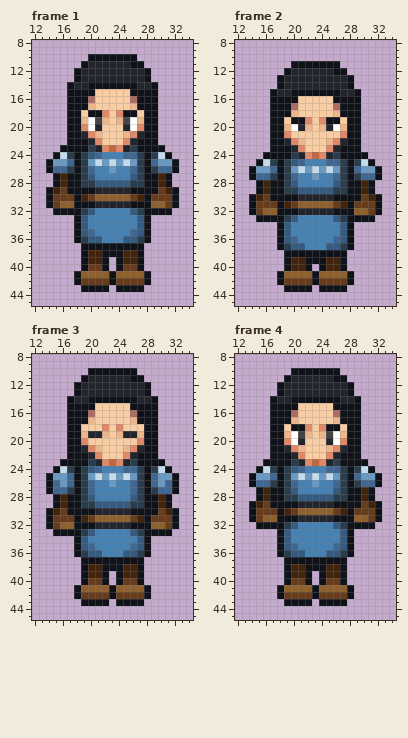
A pixel-art file gets an edit: assets/Sprites/Player/player_idle.ase. That is the earlier state.
48x48 pixels, 4 frames. Shown: frame 1: x 12..34, y 8..45; frame 2: x 12..34, y 8..45; frame 3: x 12..34, y 8..45; frame 4: x 12..34, y 8..45.
And afterwards:
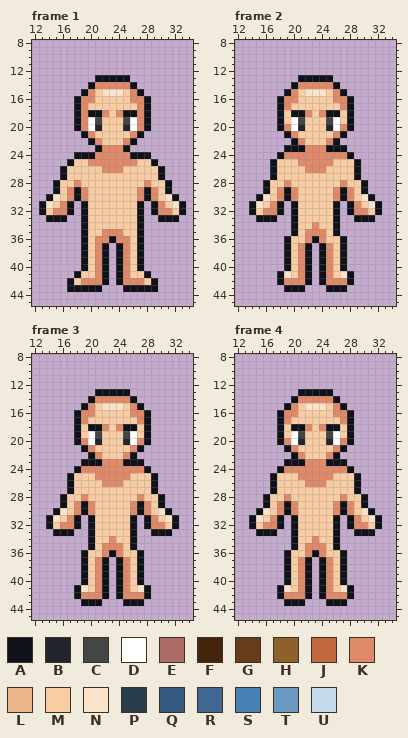
Palette (. is transparent): A #10121a  B #23252c  C #444646  D #fffffe  E #ac6c64  F #42240d  G #663c1c  H #8e602d  J #c0683f  K #df8968  L #ebb68c  M #f9cda3  N #fbe2ca  P #2a3d4d  Q #355b81  R #406791  S #4681b4  T #6a9ac1  U #c4dbec
Edits made:
layer "body" added
layer "Layer 4" removed
Changed rows in their new state; - is an unchanged pixel.
Frame 1:
first column x 13:
10 -------.......-------
11 ------.........------
12 -----...........-----
13 -----...AAAAA...-----
14 ----...-KKKKK-...----
15 ----..-K-NNN-K-..----
16 ----.-KK-----KK-.----
17 ----.-KM-----MK-.----
18 ----.-K-------K-.----
19 ----.-K--M-M--K-.----
20 ----.-----------.----
21 ----..A-M---M-A..----
22 ----...A-----A...----
23 ---.....A-K-A.....---
24 --...-AAKKKKKAA-...--
25 -...AMMKKKKKKKMMA...-
26 -..AMMMMMKKKMMMMMA..-
27 --.AMMMMMMMMMMMMMA.--
28 ---MMKMMMMMMMMMKMM---
29 -.AMK-KMMMMMMMK-KMA.-
30 --NMK-KMMMMMMMK-KMN--
31 ANMKA.-MMMMMMM-.AKMNA
32 AMKK-.AMMMMMMMA.-KKMA
33 -AAA-.AMMMMMMMA.-AAA-
34 -----.AMMMMMMMA.-----
35 -----.AMMKKKMMA.-----
36 -----.AMKKAKKMA.-----
37 -------MK-.-KM-------
38 -------MK-.-KM-------
39 -------MK---KM-------
40 -------MK---KM-------
41 ------MMKA.AKMM------
42 ----AMKKKA.AKKKMA----
43 ----AA---.-.---AA----
Frame 2:
first column x 14:
11 ------.......------
12 -----.........-----
13 ----...AAAAA...----
14 ----..AKKKKKA..----
15 ---..AKMNNNMKA..---
16 ---.-KK-----KK-.---
17 ---.-KM-----MK-.---
18 ---.-MAAK-KAAM-.---
19 ---.--DCM-MCD--.---
20 ---.-K--M-M--K-.---
21 ---..AK-----KA..---
22 ---...AK---KA...---
23 ---..-AAKKKAA-..---
24 --..-KKK-K-KKK-..--
25 -..AMMMKKKKKMMMA..-
26 ...AMMMMKKKMMMMA...
27 ...AMMMMMMMMMMMA...
28 -.AMMKMMMMMMMKMMA.-
29 -.AMKAKMMMMMKAKMA.-
30 .ANMK-KMMMMMK-KMNA.
31 -NMK-.AMMMMMA.-KMN-
32 -MKK-.-MMMMM-.-KKM-
33 ----..AMMMMMA..----
34 ----..AMMKMMA..----
35 ----..AMKKKMA..----
36 ----.AMMKAKMMA.----
37 ----.AMKA.AKMA.----
38 ------MK-.-KM------
39 ------MK-.-KM------
40 ------MK---KM------
41 -----NMKA.AKMN-----
42 -----KKKA.AKKK-----
43 --------.-.--------
Frame 3:
first column x 14:
10 ------.......------
11 -----.........-----
12 ----...........----
13 ----...AAAAA...----
14 ---...-KKKKK-...---
15 ---..-K-NNN-K-..---
16 ---.-KK-----KK-.---
17 ---.-KM-----MK-.---
18 ---.--AA---AA--.---
19 ---.-MDCM-MCDM-.---
20 ---.--DB---BD--.---
21 ---..A-M---M-A..---
22 ---...A-----A...---
23 --...-AA-K-AA-...--
24 -...-KKKKKKKKK-...-
25 ...AMMMKKKKKMMMA...
26 ...AMMMMKKKMMMMA...
27 ...AMMMMMMMMMMMA...
28 -.AMMKMMMMMMMKMMA.-
29 -.AMKAKMMMMMKAKMA.-
30 .ANMK-KMMMMMK-KMNA.
31 -NMK-.AMMMMMA.-KMN-
32 -MKK-.-MMMMM-.-KKM-
33 ----..AMMMMMA..----
34 ----..AMMKMMA..----
35 ----..AMKKKMA..----
36 ----.AMMKAKMMA.----
37 ------MK-.-KM------
38 ------MK-.-KM------
39 ------MK---KM------
40 ------MK---KM------
41 -----NMKA.AKMN-----
42 -----KKKA.AKKK-----
43 --------.-.--------
Frame 4:
first column x 14:
10 ------.......------
11 -----.........-----
12 ----...........----
13 ----...AAAAA...----
14 ---...-KKKKK-...---
15 ---..-K-NNN-K-..---
16 ---.-KK-----KK-.---
17 ---.-KM-----MK-.---
18 ---.-----------.---
19 ---.-M--M-M--M-.---
20 ---.-----------.---
21 ---..A-M---M-A..---
22 ---...A-----A...---
23 --...-AA-K-AA-...--
24 -...-KKKKKKKKK-...-
25 ...AMMMKKKKKMMMA...
26 ...AMMMMKKKMMMMA...
27 -..-MMMMMMMMMMM-..-
28 -.AMMKMMMMMMMKMMA.-
29 ..AMK-KMMMMMK-KMA..
30 .ANMKAKMMMMMKAKMNA.
31 -NMK-.-MMMMM-.-KMN-
32 AMKK-.AMMMMMA.-KKMA
33 -AAA..AMMMMMA..AAA-
34 ----..AMMKMMA..----
35 ----..AMKKKMA..----
36 ----.AMMKAKMMA.----
37 ------MK-.-KM------
38 ------MK-.-KM------
39 ------MK---KM------
40 ------MK---KM------
41 -----NMKA.AKMN-----
42 -----KKKA.AKKK-----
43 --------.-.--------
Changed places in both pictures, as pixel boxes (x1, y1, x2, y2):
changed: (39, 54, 186, 292)
changed: (249, 61, 382, 292)
changed: (46, 368, 179, 606)
changed: (249, 368, 382, 606)
